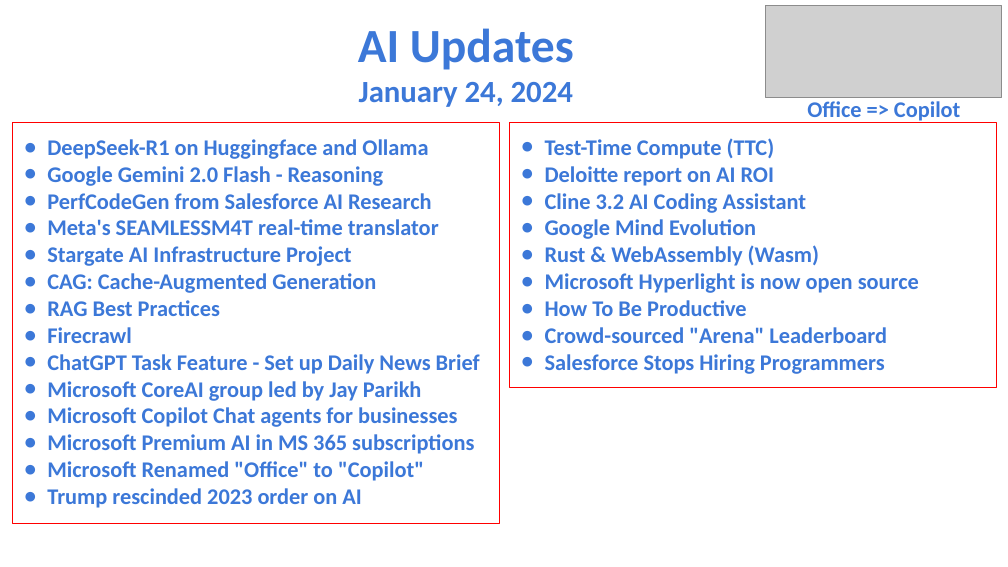
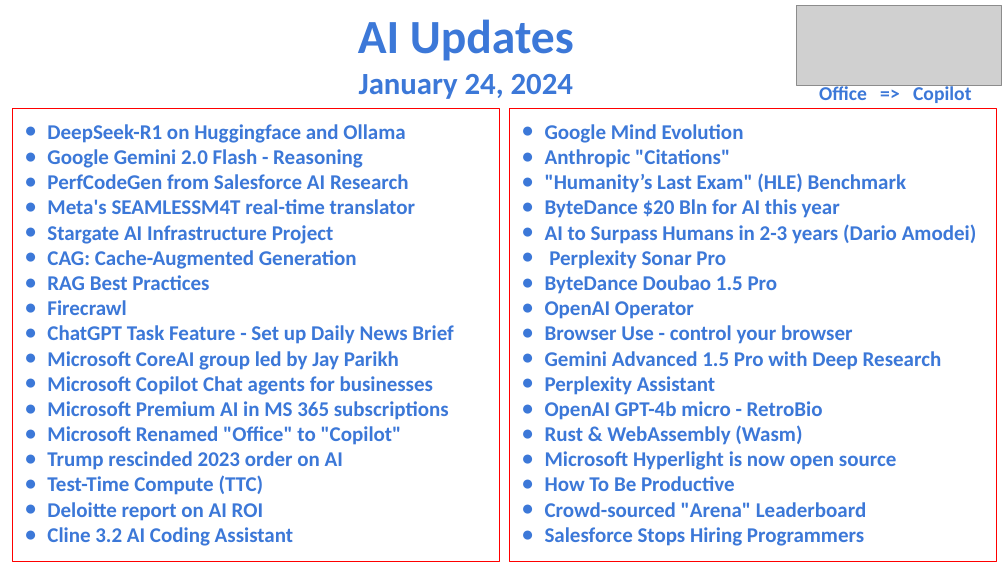
Before and after one commit to lselector/seminar, a slide deck: slide 1 of 2025/2025-01-24-AI-Updates.pptx. Drawn at 1008x567 pixels with LibreOffice and Linux fonts; fonts in the diff are those of the drawing; grey boxes stand for pictures. Boxes give left, top, right and bottom in pixels: in the first picture for what was removed or moved away, otherwise in the second. Text is boxed around its words. In the diff, an @@ line names an element or a change of style, - is before the commit and + after.

Commit message:
update

```diff
--- a/2025/2025-01-24-AI-Updates.pptx
+++ b/2025/2025-01-24-AI-Updates.pptx
@@ text "AI Updates": place and size @@
-text "AI Updates" at (358, 28, 574, 107)
+text "AI Updates" at (358, 19, 574, 99)
@@ picture: place and size @@
-picture at (766, 5, 1002, 97)
+picture at (797, 5, 1002, 85)
@@ text "Office => Copilot": place and size @@
-text "Office => Copilot" at (807, 101, 960, 123)
+text "Office => Copilot" at (819, 84, 971, 103)
@@ text "Office => Copilot" at (819, 84, 971, 103): size 16 to 14 pt @@
@@ rectangle "DeepSeek-R1 on Huggingface and Ollama": place and size @@
-rectangle "DeepSeek-R1 on Huggingface and Ollama" at (12, 123, 499, 523)
+rectangle "DeepSeek-R1 on Huggingface and Ollama" at (12, 108, 499, 560)
@@ rectangle "Google Mind Evolution": place and size @@
-rectangle "Google Mind Evolution" at (509, 123, 996, 388)
+rectangle "Google Mind Evolution" at (509, 108, 996, 560)
@@ text in rectangle at (47, 124, 453, 470): size 16 to 15 pt in "DeepSeek-R1 on Huggingface and Ollama", "Google Gemini 2.0 Flash - Reasoning", "PerfCodeGen from Salesforce AI Research", "Meta's SEAMLESSM4T real-time translator" and 10 more places; indent changed @@
@@ text in rectangle at (545, 138, 807, 213): paragraphs removed @@
-● Test-Time Compute (TTC)
-● Deloitte report on AI ROI
-● Cline 3.2 AI Coding Assistant
@@ text in rectangle at (545, 149, 977, 420): paragraphs added @@
+● Anthropic "Citations"
+● "Humanity’s Last Exam" (HLE) Benchmark
+● ByteDance $20 Bln for AI this year
+● AI to Surpass Humans in 2-3 years (Dario Amodei)
+● Perplexity Sonar Pro
+● ByteDance Doubao 1.5 Pro
+● OpenAI Operator
+● Browser Use - control your browser
+● Gemini Advanced 1.5 Pro with Deep Research
+● Perplexity Assistant
+● OpenAI GPT-4b micro - RetroBio
@@ text in rectangle at (545, 124, 896, 546): size 16 to 15 pt in "Google Mind Evolution", "Rust & WebAssembly (Wasm)", "Microsoft Hyperlight is now open source", "How To Be Productive" and 2 more places; indent changed @@
@@ text in rectangle at (47, 475, 293, 546): paragraphs added @@
+● Test-Time Compute (TTC)
+● Deloitte report on AI ROI
+● Cline 3.2 AI Coding Assistant
```
Also in this commit, not shown: 3 other slides changed, 5 slides added.
